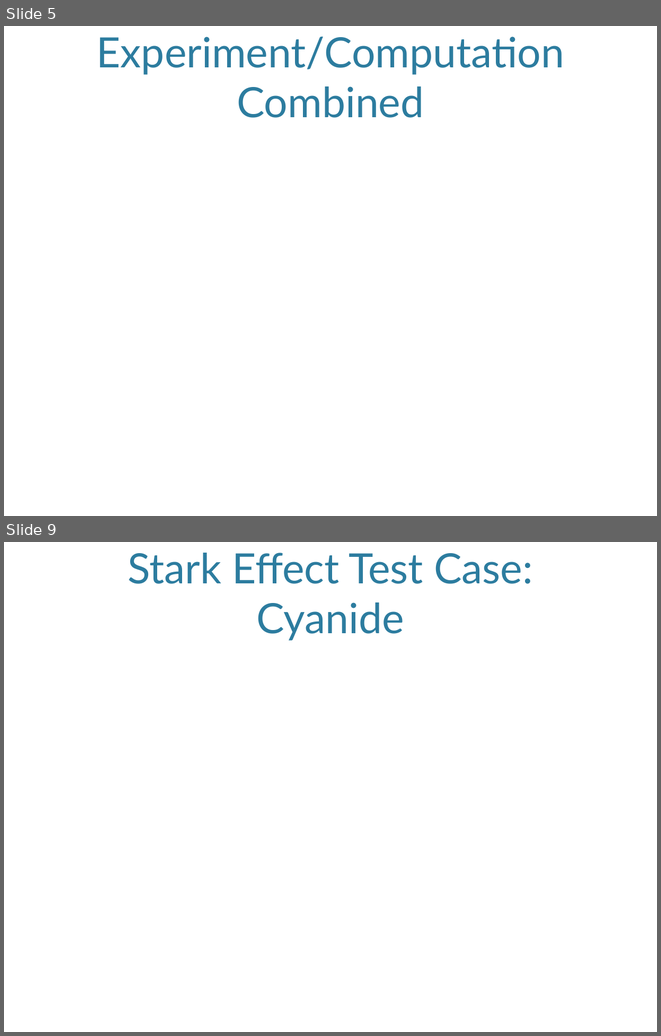
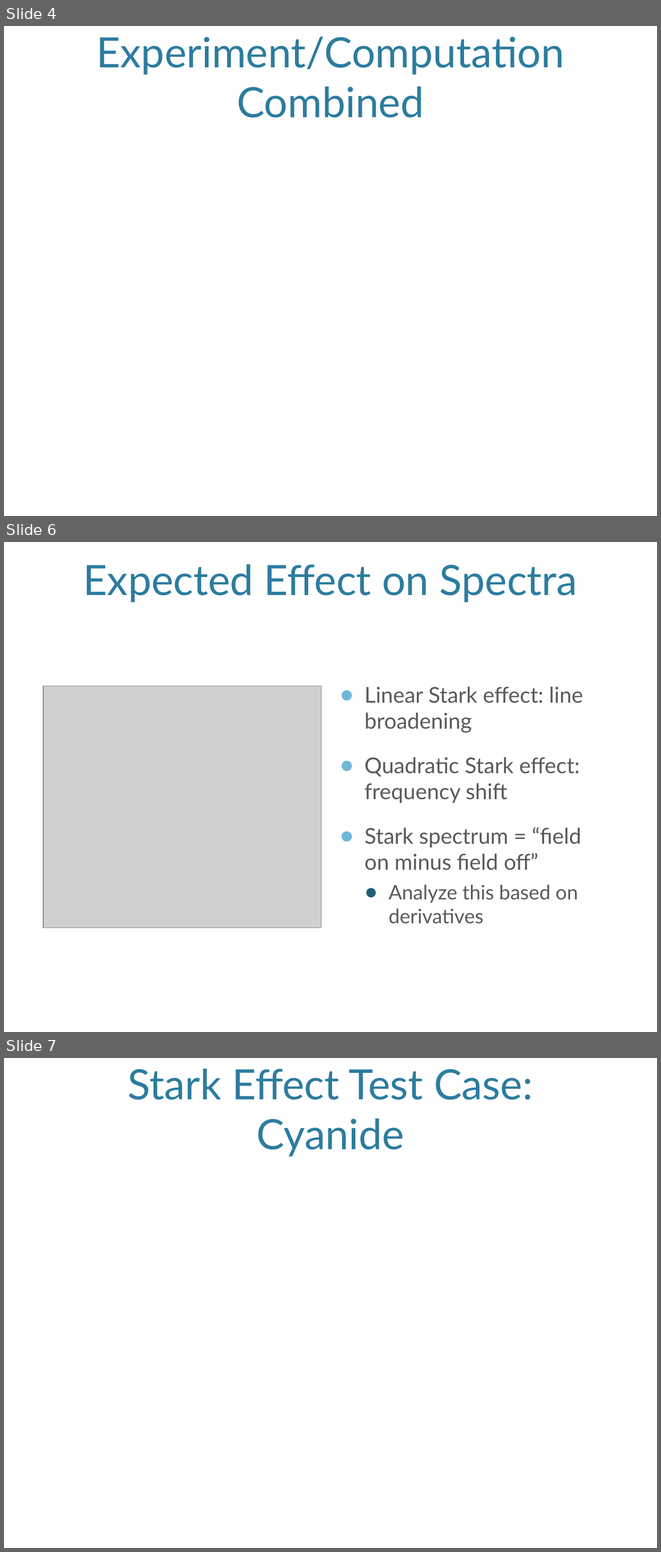
Before and after one commit to jjradler/565projectSp16, a slide deck: 565Presentation.pptx. Shown one above the other, each under a label of ours: slides 5 and 9 before the commit, slides 4, 6 and 7 after it; the slides between them are not shown. The pictures are 661x1036 and 661x1552 pixels, drawn with LibreOffice and Linux fonts; fonts in the diff are those of the drawing; grey boxes stand for pictures; background and template pictures are left out. Boxes give left, top, right and bottom in pixels: in the first picture for what was removed or moved away, otherwise in the second. Text is boxed around its words. In the diff, an @@ line names an element or a change of style, - is before the commit and + after.

```diff
--- a/565Presentation.pptx
+++ b/565Presentation.pptx
@@ slide 6 added at [4, 542, 657, 1032], background picture (left out) @@
@@ title added at [84, 564, 577, 602], 46 pt, text #2C7C9F @@
+Expected Effect on Spectra
@@ picture added at [43, 686, 321, 927] @@
@@ text added at [364, 686, 583, 924], 24 pt, text #595959 @@
+● Linear Stark effect: line broadening
+● Quadratic Stark effect: frequency shift
+● Stark spectrum = “field on minus field off”
+  ● Analyze this based on derivatives
@@ what was slide 5 is now slide 4 @@
@@ what was slide 9 is now slide 7 @@
```
Also in this commit, not shown: 3 slides changed, 1 other slide added, 3 slides removed.
